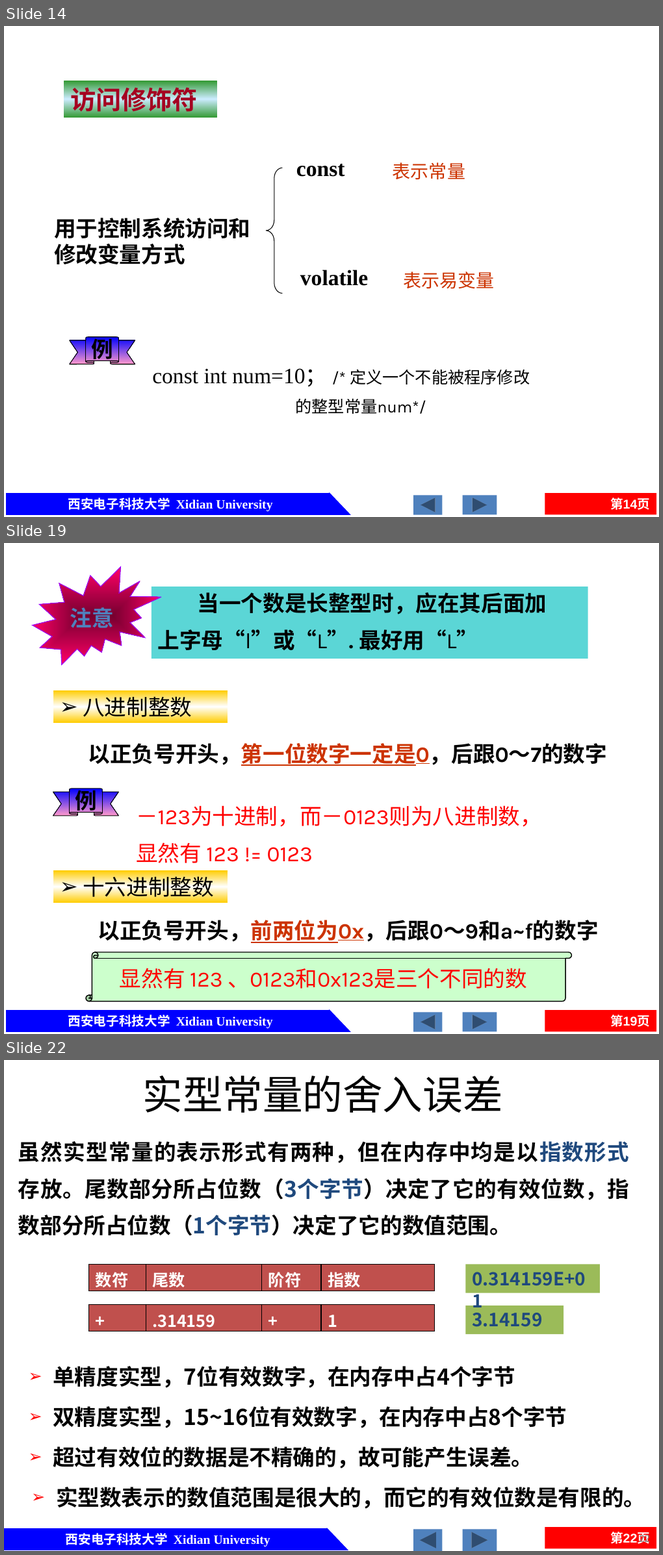
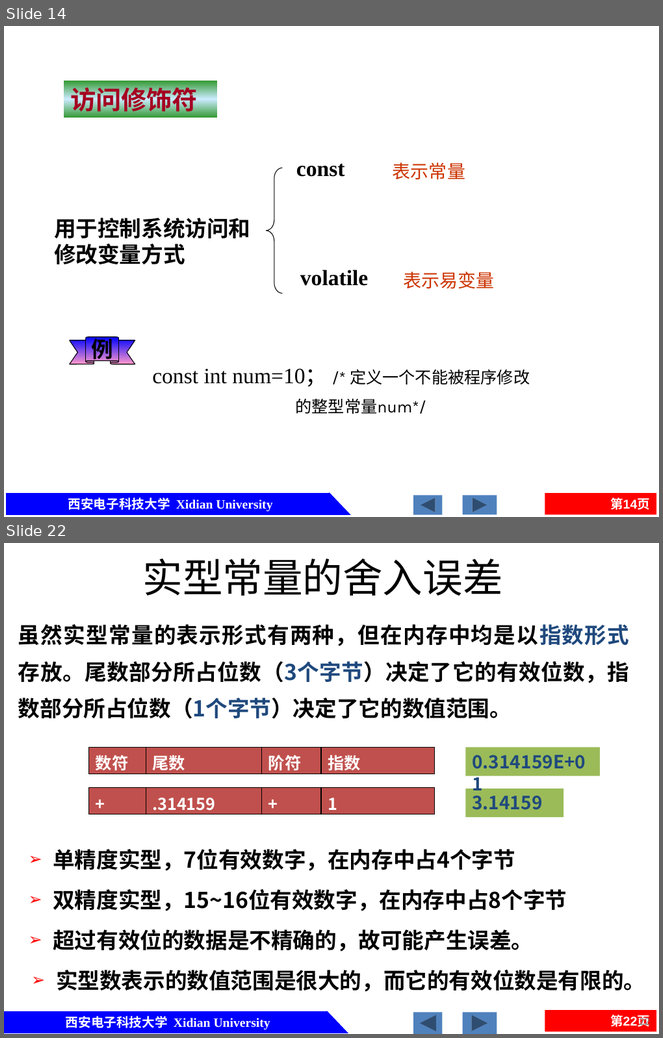
Before and after one commit to jtrfid/C-Repositories, a slide deck: 2016/C语言/课件/第2章 C的基本数据类型及运算.pptx. Shown one above the other, each under a label of ours: slides 14, 19 and 22 before the commit, slides 14 and 22 after it; the slides between them are not shown. The pictures are 663x1555 and 663x1038 pixels, drawn with LibreOffice and Linux fonts; fonts in the diff are those of the drawing. Boxes give left, top, right and bottom in pixels: in the first picture for what was removed or moved away, otherwise in the second. Text is boxed around its words. In the diff, an @@ line names an element or a change of style, - is before the commit and + after.

```diff
--- a/2016/C语言/课件/第2章 C的基本数据类型及运算.pptx
+++ b/2016/C语言/课件/第2章 C的基本数据类型及运算.pptx
@@ slide 19 removed at [4,543,659,1034], background #FFFFFF; not listed: 6 template elements that a slide beside it also shows @@
@@ irregular seal removed at [32,566,161,664] @@
-注意
@@ rectangle removed at [152,587,588,659] @@
-当一个数是长整型时，应在其后面加
-上字母“l”或“L”. 最好用“L”
@@ rectangle removed at [53,691,228,723] @@
-➢ 八进制整数
@@ text removed at [88,743,607,766] @@
-以正负号开头，第一位数字一定是0，后跟0～7的数字
@@ ribbon removed at [53,789,118,816] @@
-例
@@ text removed at [136,806,542,863] @@
-－123为十进制，而－0123则为八进制数，
-显然有 123 != 0123
@@ rectangle removed at [53,871,228,903] @@
-➢ 十六进制整数
@@ text removed at [98,920,599,943] @@
-以正负号开头，前两位为0x，后跟0～9和a~f的数字
@@ vertical scroll removed at [86,953,572,1002] @@
@@ text removed at [120,968,527,989] @@
-显然有 123 、0123和0x123是三个不同的数
```
Also in this commit, not shown: 4 slides changed, 2 slides added, 11 other slides removed.
